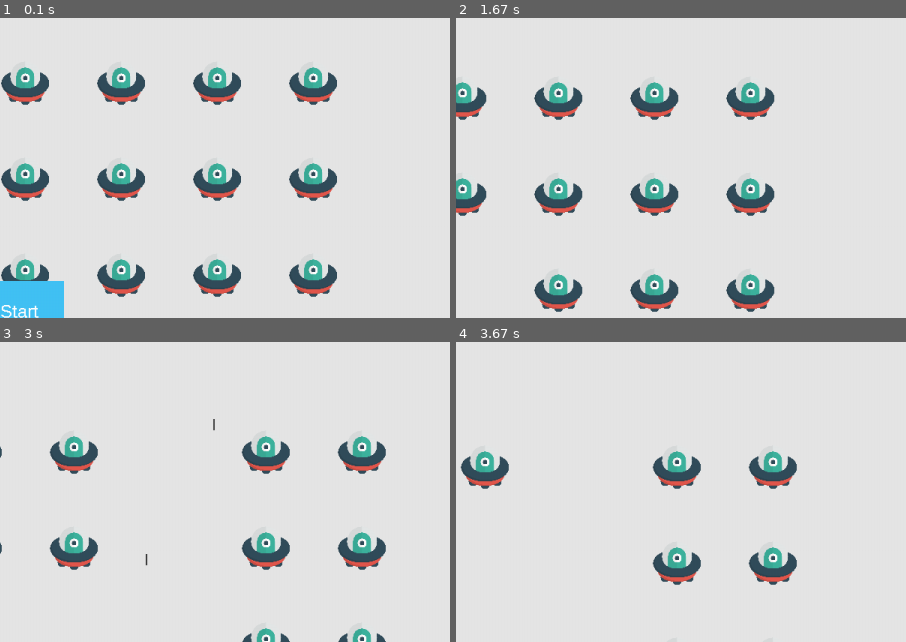
Above: before the commit, frames 1-4 (two rows, left to right).
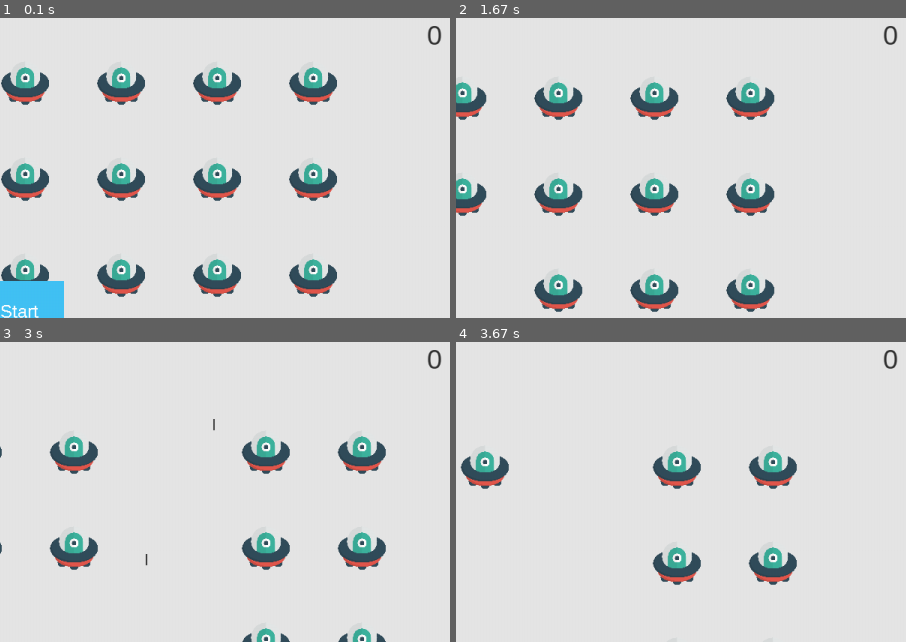
Above: after the commit, the same moments.

Repository: 100ballovby/BattleShip_pygame
Game: pygame game, started from main.py
Same seed, same stepped clock (60 frames per second), same inputs: the game is played once before the commit and once after it.
Inputs:
- Up to frame 1 (0.1 s): no input
- Up to frame 2 (1.67 s): click "Start" at 0.38 s; tap Space at 0.67, 1.07, 1.37, 1.57 s; hold Right 1-1.47 s; hold Right from 1.5 s (still down)
- Up to frame 3 (3 s): tap Space at 1.87, 2.07, 2.37, 2.63, 2.93 s; release Right at 1.97 s; hold Left 2-2.53 s; hold Left 2.57-2.97 s
- Up to frame 4 (3.67 s): hold Right 3-3.63 s; tap Space at 3.07, 3.37 s
The pictures show only the part of the screen within x 48-98%, y 1-51%; the shares and areas given below are measured in that part.

The runs differ from the first frame. In frame 1, 0.1% of the frame differs, in the area x 95-99%, y 2-9%; in frame 2, 0.1%; in frame 3, 0.1%; in frame 4, 0.1%.

Commit message:
Adding score and show score functions

Diff:
--- a/game_functions.py
+++ b/game_functions.py
@@ -50,12 +50,14 @@
         obj.center_ship()
 
 
-def update_screen(settings, screen, obj, group, enemy, btn, stat):
+def update_screen(settings, screen, obj, group, enemy, btn, stat, score):
     screen.fill(settings.bg_color)
     for bullet in group.sprites():
         bullet.draw_bullet()
     obj.blit()
     enemy.draw(screen)
+
+    score.show_score()
 
     if not stat.game_active:  # отображаем кнопку после отображения всех элементов игры, чтобы она ничем не закрывалась
         btn.draw_button()
--- a/main.py
+++ b/main.py
@@ -3,9 +3,9 @@
 import game_functions as gf
 from settings import Config
 from ship import Ship
-from alien import Alien
 from game_stat import GameStat
 from button import Button
+from scoreboard import Scoreboard
 
 
 def run():
@@ -19,6 +19,7 @@
     aliens = Group()
     stat = GameStat(game_config)
     play_btn = Button(game_config, screen, "Start")
+    sb = Scoreboard(game_config, screen, stat)
     # создадим вражеский флот
     gf.create_fleet(game_config, screen, aliens, ship)
 
@@ -31,7 +32,7 @@
             ship.update()
             gf.update_bullets(bullets, aliens, game_config, screen, ship)
             gf.update_enemies(game_config, stat, screen, ship, aliens, bullets)
-        gf.update_screen(game_config, screen, ship, bullets, aliens, play_btn, stat)  # обновление экрана игры
+        gf.update_screen(game_config, screen, ship, bullets, aliens, play_btn, stat, sb)  # обновление экрана игры
 
 
 
--- /dev/null
+++ b/scoreboard.py
@@ -0,0 +1,25 @@
+import pygame.font as pgf
+
+class Scoreboard:
+    def __init__(self, config, screen, stat):
+        self.screen = screen
+        self.screen_rect = screen.get_rect()
+        self.settings = config
+        self.stat = stat
+
+        self.text_color = (50, 50, 50)
+        self.font = pgf.SysFont('Arial', int(config.screen_width * 0.03))
+
+        self.transform_score()  # сразу при инициализации вызываем метод подготовки вывода очков
+
+    def transform_score(self):
+        score_str = str(self.stat.score)
+        self.score_image = self.font.render(score_str, True, self.text_color,
+                                            self.settings.bg_color)
+        self.score_rect = self.score_image.get_rect()
+        self.score_rect.right = self.screen_rect.right - int(self.settings.screen_width * 0.03)
+        self.score_rect.top = int(self.settings.screen_width * 0.01)
+
+
+    def show_score(self):
+        self.screen.blit(self.score_image, self.score_rect)
